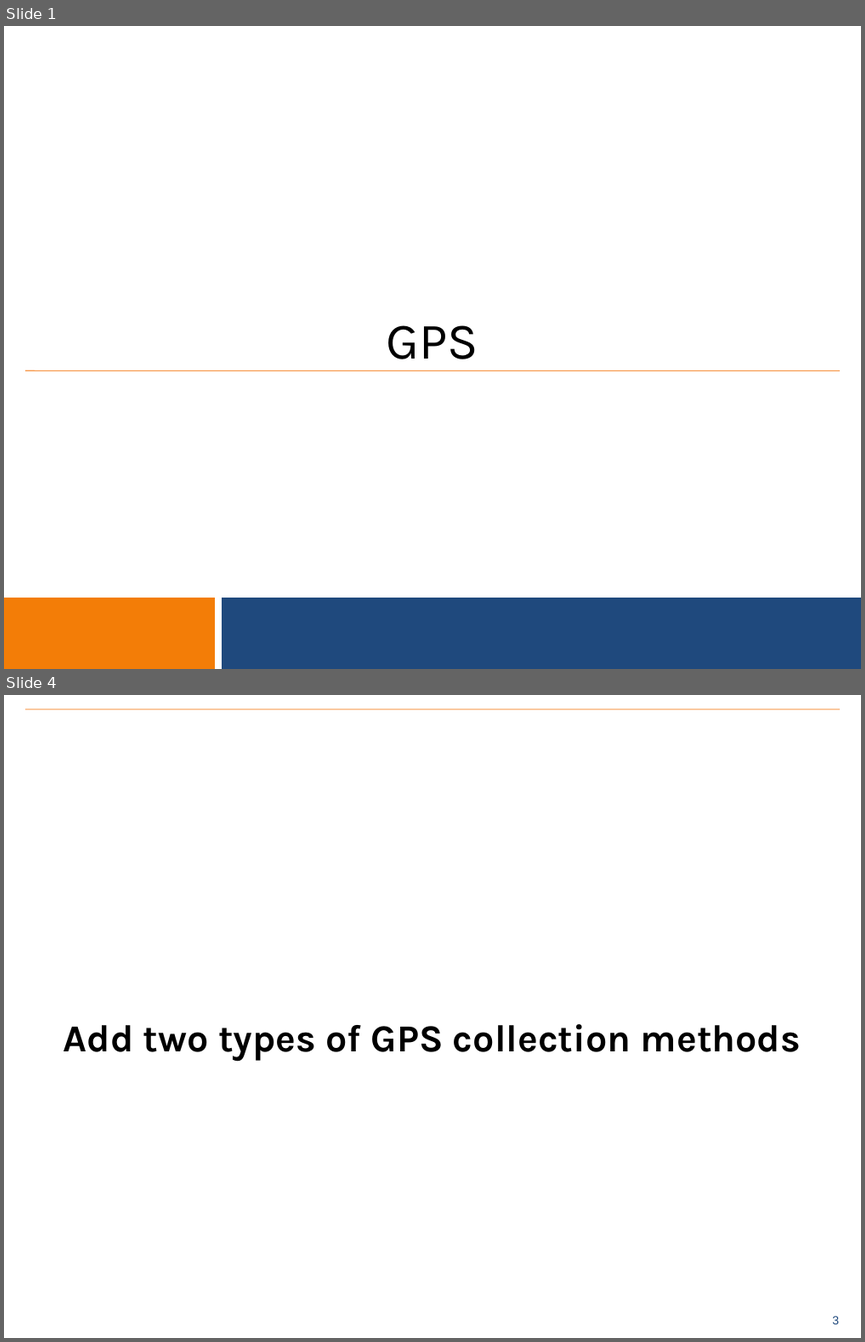
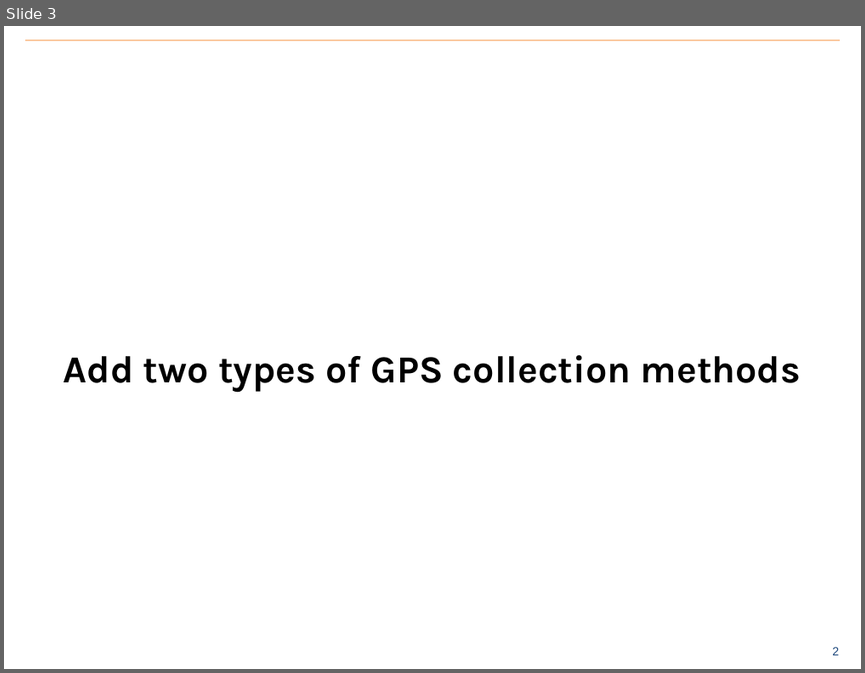
Before and after one commit to benrudolph/exi-training, a slide deck: CommCareHQAPI/apis.pptx. Shown one above the other, each under a label of ours: slides 1 and 4 before the commit, slide 3 after it; the slides between them are not shown. The pictures are 865x1342 and 865x673 pixels, drawn with LibreOffice and Linux fonts; fonts in the diff are those of the drawing; background and template pictures are left out. Boxes give left, top, right and bottom in pixels: in the first picture for what was removed or moved away, otherwise in the second. Text is boxed around its words. In the diff, an @@ line names an element or a change of style, - is before the commit and + after.

```diff
--- a/CommCareHQAPI/apis.pptx
+++ b/CommCareHQAPI/apis.pptx
@@ slide 1 removed at <box>4,26,861,669</box>, background #FFFFFF; not listed: 1 template element that a slide beside it also shows @@
@@ subtitle removed at <box>386,325,478,359</box> @@
-GPS
@@ line removed from (25, 370) to (840, 370) @@
@@ table removed at <box>4,597,861,669</box>, 1 rows, 2 columns @@
- | 
@@ what was slide 4 is now slide 3 @@
@@ page number at <box>832,646,839,655</box>: text changed @@
-3
+2
```
Also in this commit, not shown: 1 slide changed, 1 slide added, 1 other slide removed, 2 other files.
